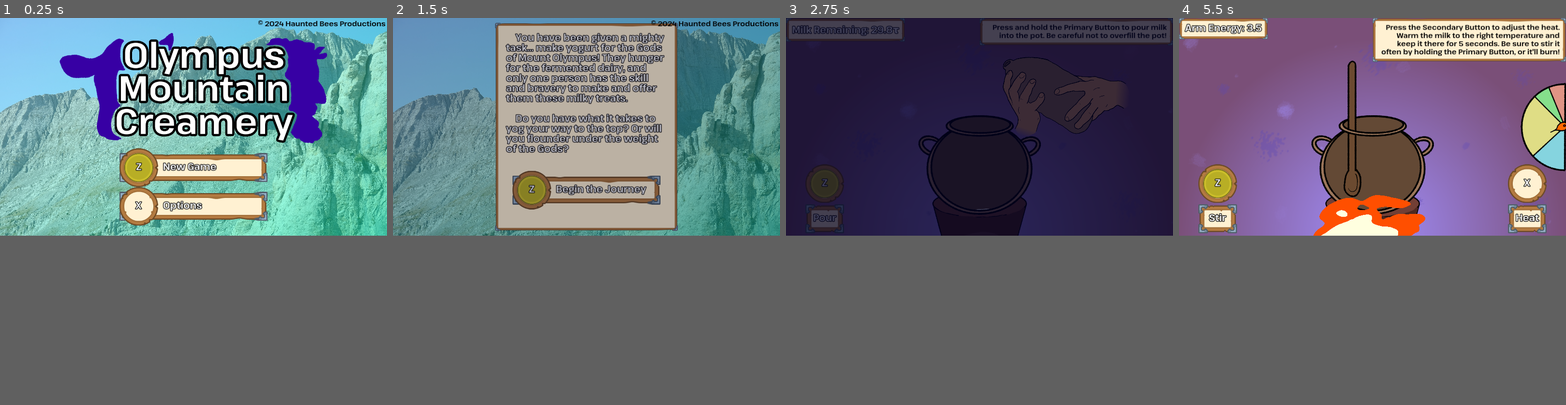
Above: before the commit, frames 1-4 (left to right).
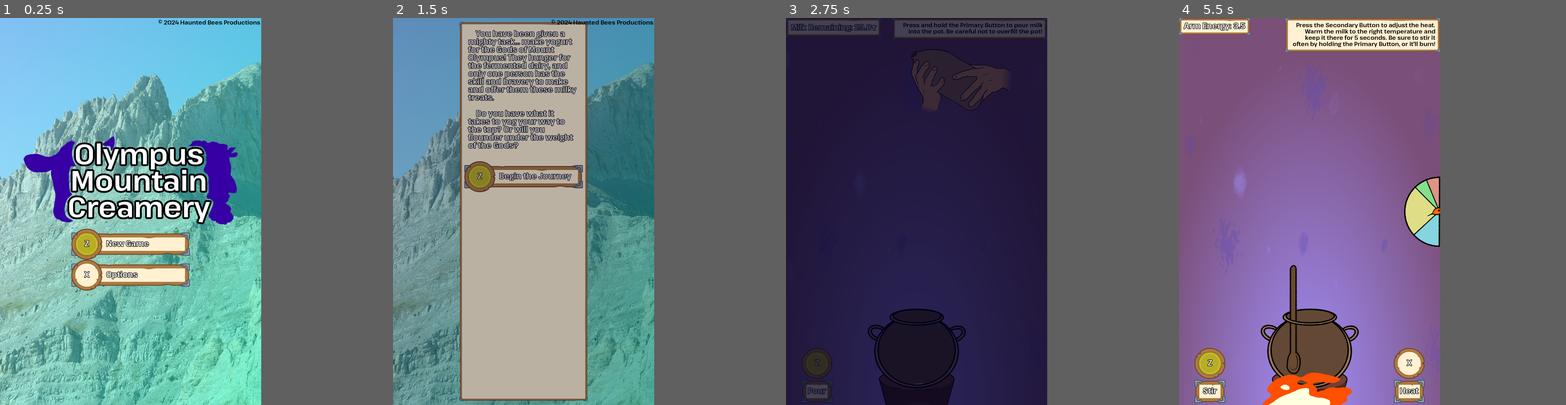
Above: after the commit, the same moments.

Repository: HauntedBees/olympus-mountain-creamery
Game: Godot game, scene res://game_scenes/00_title/title_scene.tscn
The game is run twice, just before and just after one commit, with the same random seed, the same clock (stepped at 60 frames per second) and the same inputs.
Inputs (mouse positions are in pixels of both pictures, inside the frame that each line leads up to):
- Up to frame 1 (0.25 s): no input
- Up to frame 2 (1.5 s): tap Enter at 0.5 s; move the mouse to (671, 114) at 0.52 s; hold Z (button_one) 0.53-1.28 s; click (671, 114) at 0.67 s; tap Space at 1.25 s; move the mouse to (509, 137) at 1.27 s; tap Z (button_one) at 1.35 s; click (509, 137) at 1.42 s
- Up to frame 3 (2.75 s): move the mouse to (1018, 79) at 2.02 s; hold X (button_two) from 2.03 s (still down); click (1018, 79) at 2.17 s; tap Z (button_one) at 2.3 s
- Up to frame 4 (5.5 s): move the mouse to (1353, 168) at 2.77 s; release X (button_two) at 2.78 s; tap Z (button_one) at 2.85, 4.55 s; click (1353, 168) at 2.92 s; move the mouse to (1488, 161) at 3.52 s; hold Z (button_one) 3.53-4.28 s; click (1488, 161) at 3.67 s; move the mouse to (1256, 95) at 4.27 s; tap X (button_two) at 4.35 s; click (1256, 95) at 4.42 s; move the mouse to (1391, 126) at 5.02 s; hold Z (button_one) from 5.03 s (still down); click (1391, 126) at 5.17 s
In our replay, the window is 800x450 before the commit and 540x800 after it. These sizes can differ from the game's own. Grey fills any space a smaller window leaves; there, only what the larger window draws over its background counts as a difference.

The runs differ from the first frame. In frame 1, 72% of the frame differs, in the area x 0-100%, y 0-100%; in frame 2, 58%; in frame 3, 35%; in frame 4, 61%.

Commit message:
mobile version? maybe. maybe.

Diff:
--- a/game_scenes/00_title/title_scene.tscn
+++ b/game_scenes/00_title/title_scene.tscn
@@ -43,7 +43,7 @@
 grow_horizontal = 2
 grow_vertical = 2
 texture = ExtResource("1_sxqel")
-expand_mode = 5
+expand_mode = 3
 stretch_mode = 4
 
 [node name="TextureRect2" type="TextureRect" parent="."]
--- a/game_scenes/02_outside/outside.tscn
+++ b/game_scenes/02_outside/outside.tscn
@@ -248,9 +248,13 @@
 
 [node name="VBoxContainer2" type="VBoxContainer" parent="."]
 layout_mode = 1
-anchors_preset = 9
-anchor_bottom = 1.0
-offset_right = 634.0
+anchors_preset = 14
+anchor_top = 0.5
+anchor_right = 1.0
+anchor_bottom = 0.5
+offset_top = -595.0
+offset_bottom = 485.0
+grow_horizontal = 2
 grow_vertical = 2
 
 [node name="CenterContainer" type="CenterContainer" parent="VBoxContainer2"]
--- a/project.godot
+++ b/project.godot
@@ -25,9 +25,8 @@
 
 [display]
 
-window/size/viewport_width=1280
-window/size/viewport_height=720
-window/stretch/mode="canvas_items"
+window/size/viewport_width=1080
+window/size/viewport_height=1920
 
 [gui]
 
